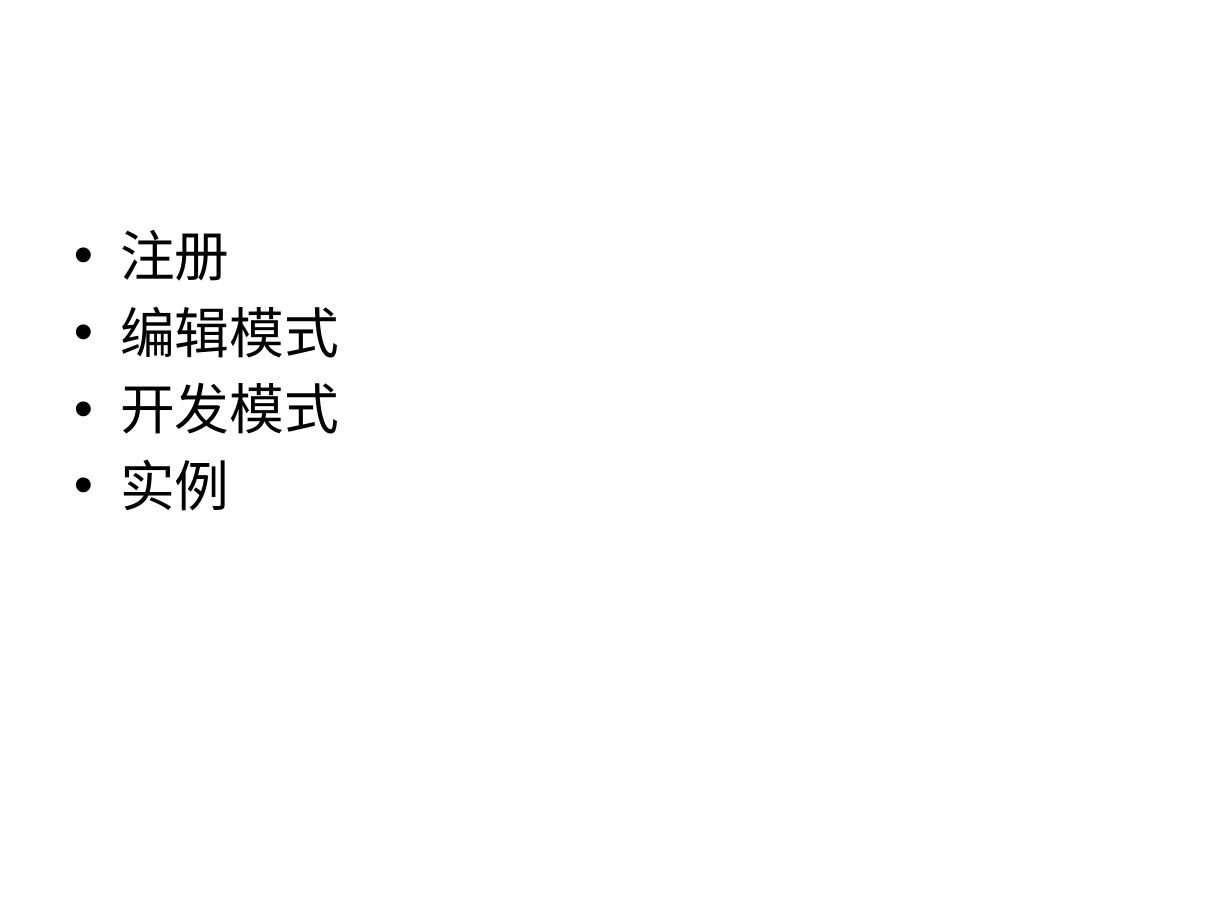
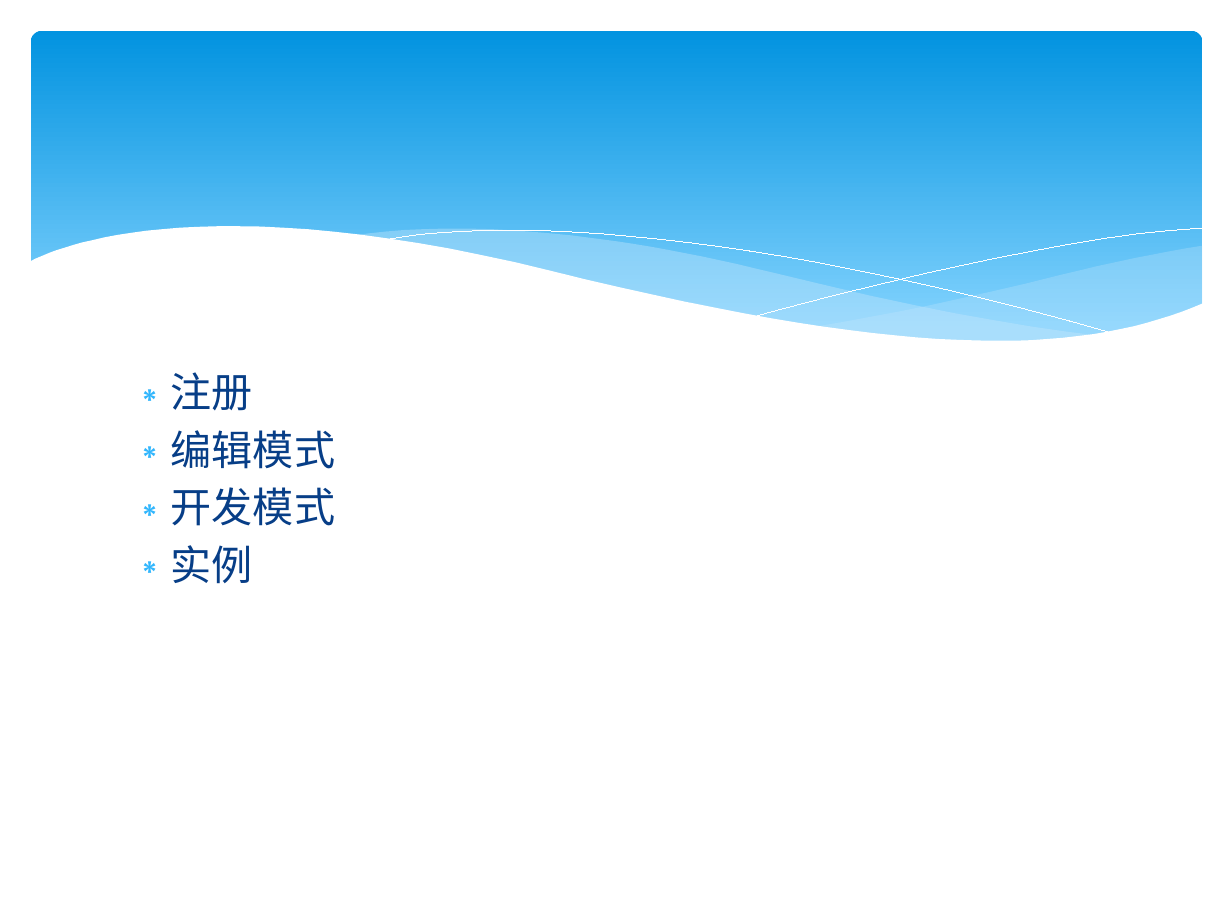
Before and after one commit to Chaos777/WeixinT, a slide deck: slide 2 of weixin.pptx. Drawn at 1232x924 pixels with LibreOffice and Linux fonts; fonts in the diff are those of the drawing. Boxes give left, top, right and bottom in pixels: in the first picture for what was removed or moved away, otherwise in the second. Text is boxed around its words. In the diff, an @@ line names an element or a change of style, - is before the commit and + after.

```diff
--- a/weixin.pptx
+++ b/weixin.pptx
@@ rounded rectangle added at [31, 31, 1202, 363], fill gradient #0293E0 to #83D3FE @@
@@ group added at [28, 227, 1204, 405]: 5 freeform shapes @@
@@ text "注册": place and size @@
-text "注册" at [120, 230, 339, 511]
+text "注册" at [171, 372, 335, 584]
@@ text "注册" at [171, 372, 335, 584]: size 32 to 24 pt, font Calibri to Cabin, text colour #000000 to #073E87; bullet • to ∗; less space between paragraphs @@
```
Also in this commit, not shown: 7 other slides changed, 1 slide added.
